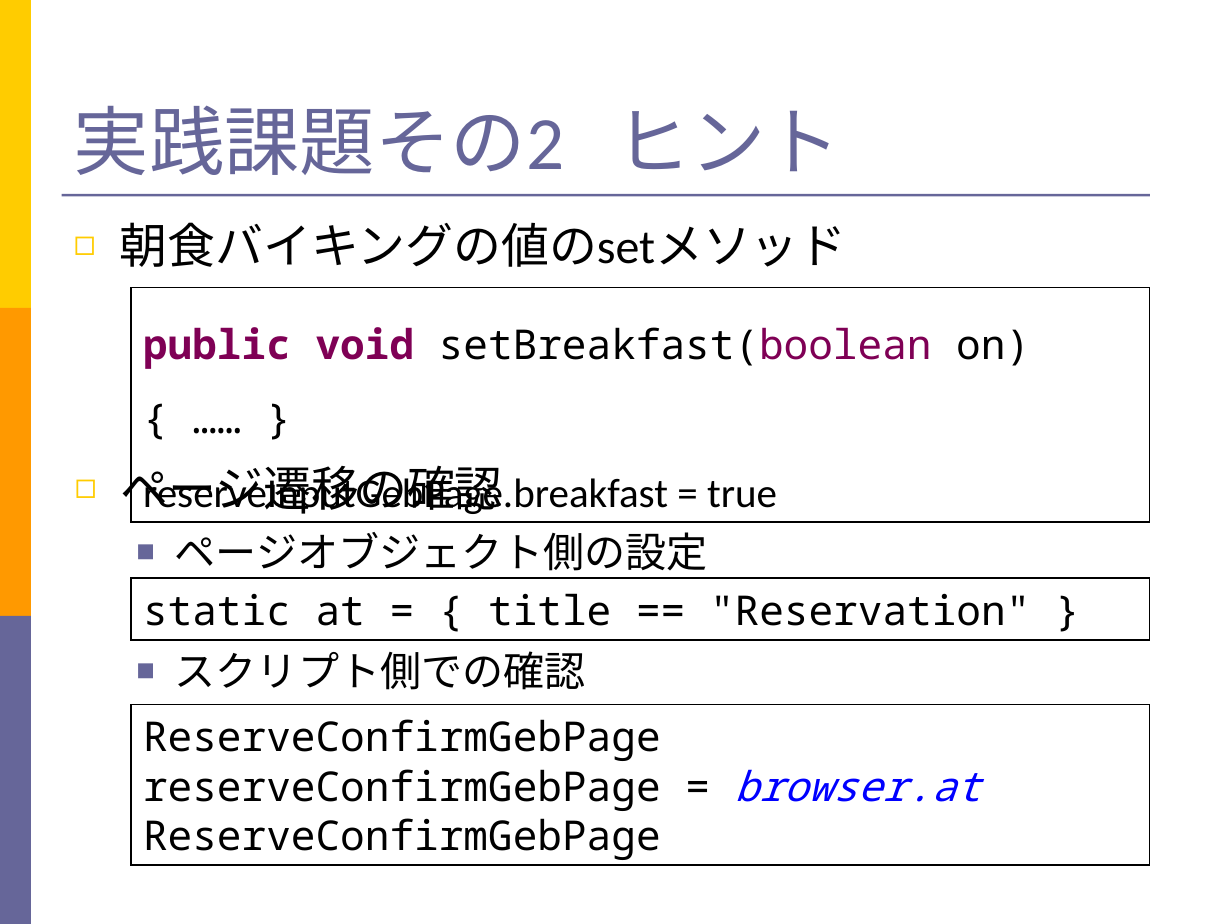
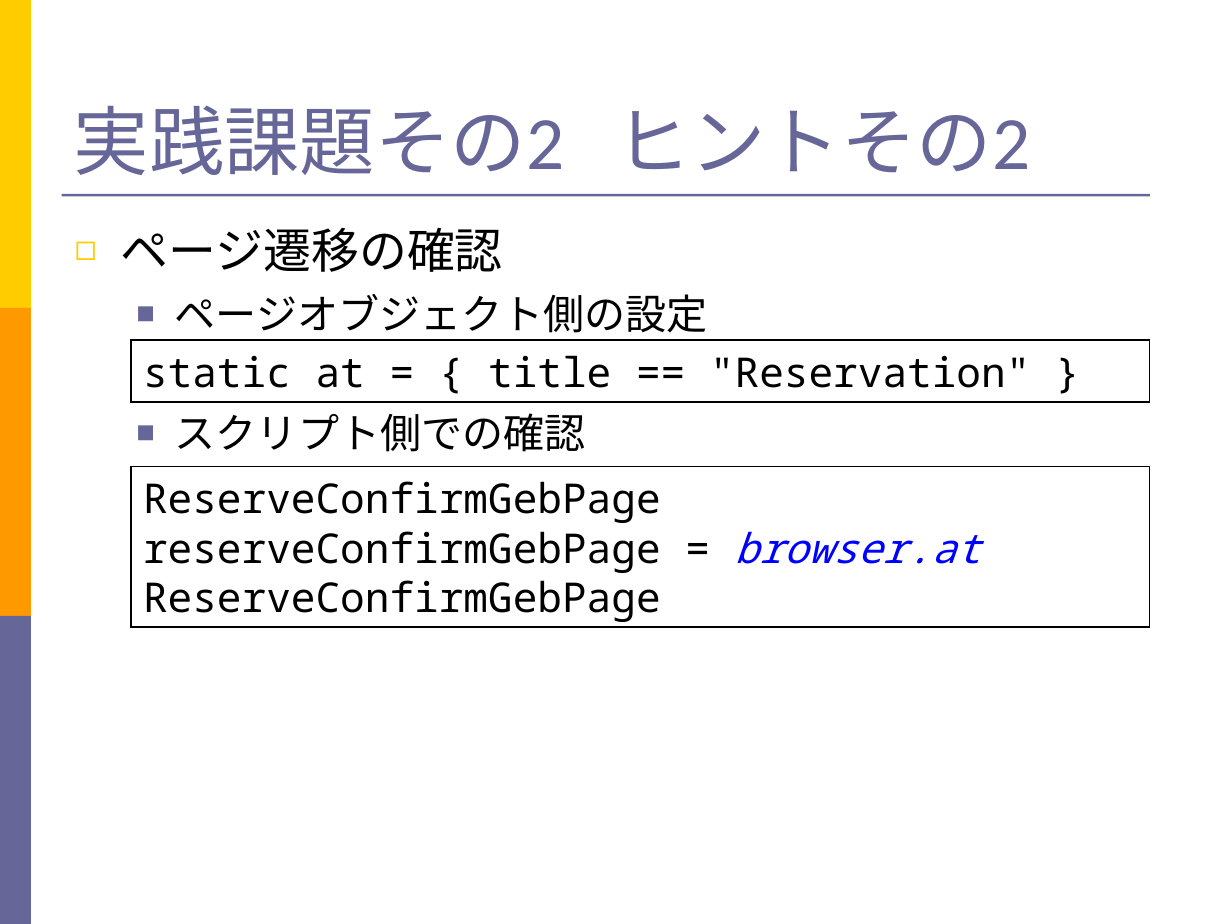
Before and after one commit to takuY-U2/STARHotel, a slide deck: slide 46 of docs/SlideGeb.ppt (slide 45 before the commit). Drawn at 1232x924 pixels with LibreOffice and Linux fonts; fonts in the diff are those of the drawing. Boxes give left, top, right and bottom in pixels: in the first picture for what was removed or moved away, otherwise in the second. Text is boxed around its words. In the diff, an @@ line names an element or a change of style, - is before the commit and + after.

```diff
--- a/docs/SlideGeb.ppt
+++ b/docs/SlideGeb.ppt
@@ title at (74,106,1030,175): text changed @@
-実践課題その2 ヒント
+実践課題その2 ヒントその2
@@ text removed at (120,222,847,267) @@
-◻ 朝食バイキングの値のsetメソッド
@@ rectangle removed at (131,287,1149,521) @@
-public void setBreakfast(boolean on) { …… }
-reserveInputGebPage.breakfast = true
@@ 2 rectangles, 1 text: place and size @@
-2 rectangles, 1 text at (121,457,1149,865)
+2 rectangles, 1 text at (121,227,1149,627)
```
Also in this commit, not shown: 1 slide added, 4 other files.
